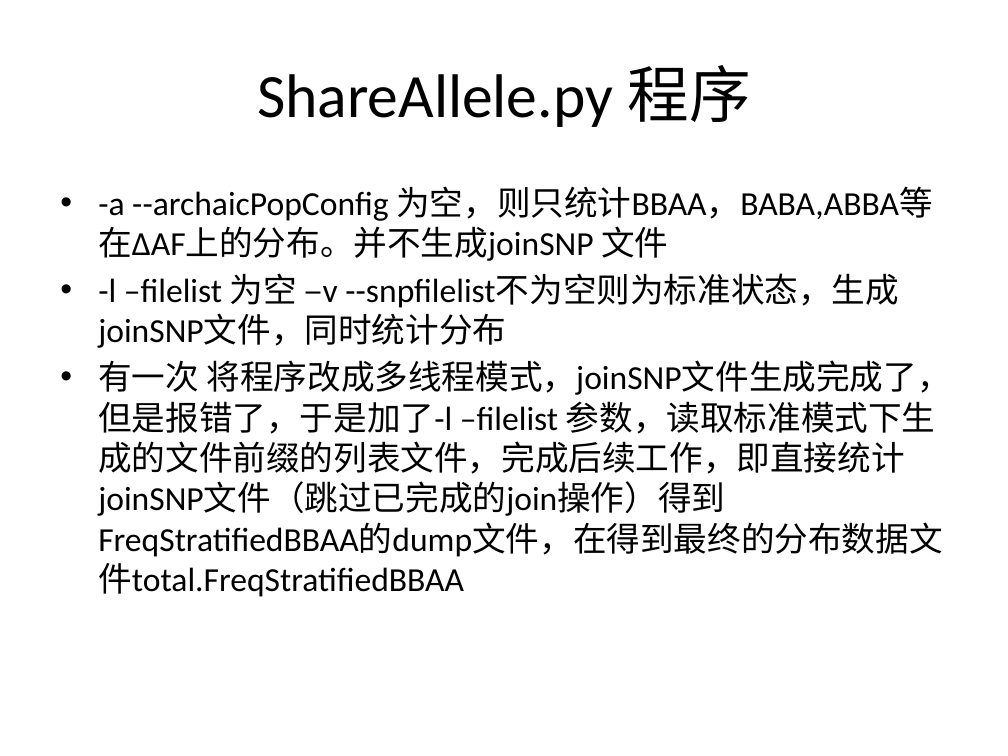
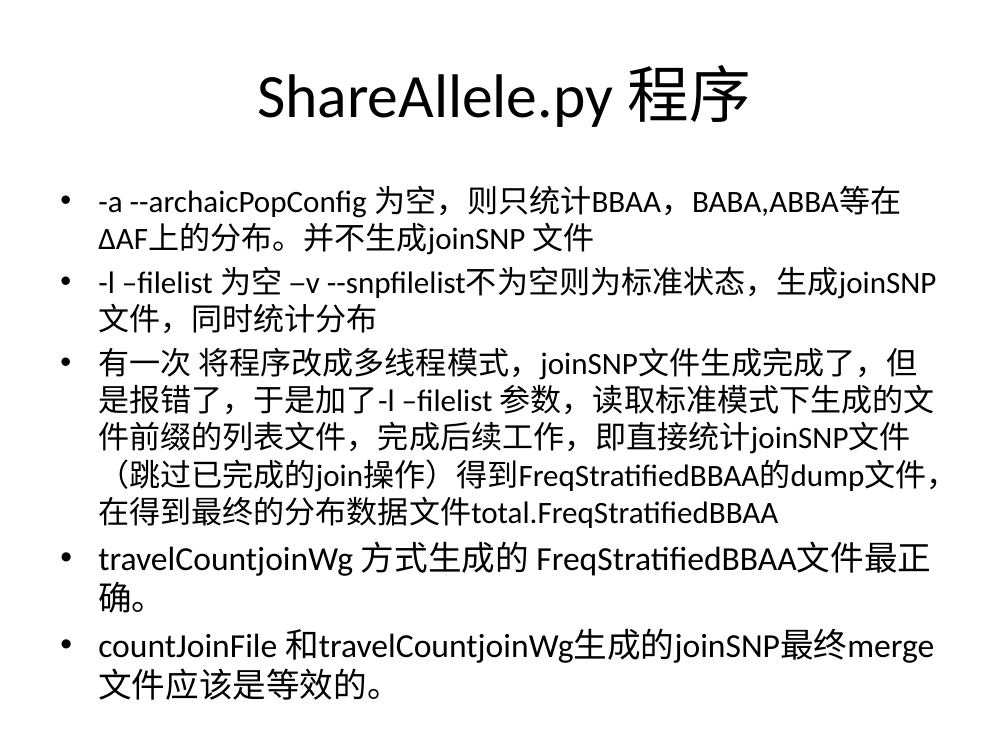
Before and after one commit to vitogump/life, a slide deck: slide 28 of lifeWebBasedSystemUserGuide.pptx. Drawn at 1008x756 pixels with LibreOffice and Linux fonts; fonts in the diff are those of the drawing. Boxes give left, top, right and bottom in pixels: in the first picture for what was removed or moved away, otherwise in the second. Text is boxed around its words. In the diff, an @@ line names an element or a change of style, - is before the commit and + after.

```diff
--- a/lifeWebBasedSystemUserGuide.pptx
+++ b/lifeWebBasedSystemUserGuide.pptx
@@ text at (98, 186, 957, 528): size 24 to 22.2 pt in "-a --archaicPopConfig 为空，则只统计BBAA，BABA,ABBA等在ΔAF上的分布。并不生成joi ...", "-l –filelist 为空 –v --snpfilelist不为空则为标准状态，生成joinSNP文件，同时统计分布", "有一次 将程序改成多线程模式，joinSNP文件生成完成了，但是报错了，于是加了-l –filelist 参数，读取标准 ..." @@
@@ text at (98, 541, 934, 663): paragraphs added @@
+• travelCountjoinWg 方式生成的 FreqStratifiedBBAA文件最正确。
+• countJoinFile 和travelCountjoinWg生成的joinSNP最终merge文件应该是等效的。
```
Also in this commit, not shown: 1 other file.
